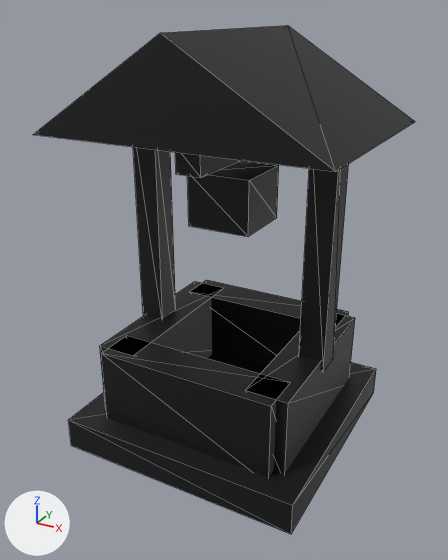
Renders of the glTF model assets/models/town_well.glb from each side of a commit.
Camera for both pictures: a camera (50 mm lens) standing at (2.47, -4.67, 3.85) and looking at (-0.02, -0.14, 1.59). The lights are fixed; the arrows at lower left show +X, +Y and +Z. The older version comes first. Mesh edges are drawn as thin lines. Vertices at exactly the same position are counted once.

Script lines for the objects in view, before the commit:
```python
me_prop = bpy.data.meshes.new('prop')
me_prop.from_pydata(...)  # 156 vertices, 232 faces; spans x -1.26..1.26, y -1.14..1.14, z 0.0..3.7
me_prop.materials.append(mat_defaultmaterial)
ob_prop = bpy.data.objects.new('prop', me_prop)
ob_prop.location = (0.0, 0.0, 0.0)
```
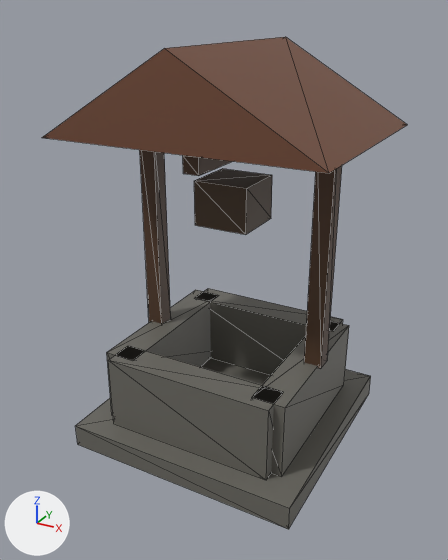
Location of each change, [x1, y1, x2, y2] in pixels of the pictures (448 x 560 px; the box of a moved part takes in the faces that stretch with it):
'prop', reshaped
    before: [33, 25, 415, 534]
    after: [42, 37, 407, 529]
part 1 of me_prop, moved or reshaped (not visible before)
    after: [75, 358, 371, 529]
part 2 of me_prop, moved or reshaped (not visible before)
    after: [107, 290, 218, 415]
part 3 of me_prop, moved or reshaped (not visible before)
    after: [108, 347, 283, 480]
part 4 of me_prop, moved or reshaped (not visible before)
    after: [252, 321, 349, 477]
part 5 of me_prop, moved or reshaped (not visible before)
    after: [196, 288, 343, 375]
part 6 of me_prop, moved or reshaped (not visible before)
    after: [140, 150, 171, 324]
part 7 of me_prop, moved or reshaped (not visible before)
    after: [304, 166, 342, 369]
part 8 of me_prop, moved or reshaped (not visible before)
    after: [183, 155, 233, 176]
part 9 of me_prop, moved or reshaped (not visible before)
    after: [42, 37, 407, 173]
part 10 of me_prop, moved or reshaped (not visible before)
    after: [194, 169, 272, 235]
part 11 of me_prop, deleted
    before: [33, 25, 415, 534]

Patch to the scene script:
```diff
--- a/assets/models/town_well.glb.py
+++ b/assets/models/town_well.glb.py
@@ me_prop @@
 # used by ob_prop; location = (0.0, 0.0, 0.0)
-me_prop.from_pydata(...)  # 156 vertices, 232 faces; spans x -1.26..1.26, y -1.14..1.14, z 0.0..3.7
+me_prop.from_pydata(...)  # 78 vertices, 116 faces; spans x -1.2..1.2, y -1.1..1.1, z 0.0..3.6
+# me_prop part 1: the loose piece of 8 vertices spanning x -1.1..1.1, y -1.1..1.1, z 0.04..0.26 is moved by (0.0, 0.0, -0.04)
+# me_prop part 2: the loose piece of 8 vertices spanning x -0.9..-0.6, y -0.8..0.8, z 0.26..0.96 is moved by (0.0, 0.0, -0.04)
+# me_prop part 3: the loose piece of 8 vertices spanning x -0.8..0.8, y -0.9..-0.6, z 0.26..0.96 is moved by (0.0, 0.0, -0.04)
+# me_prop part 4: the loose piece of 8 vertices spanning x 0.6..0.9, y -0.8..0.8, z 0.26..0.96 is moved by (0.0, 0.0, -0.04)
+# me_prop part 5: the loose piece of 8 vertices spanning x -0.8..0.8, y 0.6..0.9, z 0.26..0.96 is moved by (0.0, 0.0, -0.04)
+# me_prop part 6: the loose piece of 8 vertices spanning x -0.93..-0.77, y -0.08..0.08, z 0.94..2.94 is moved by (0.0, 0.0, -0.04)
+# me_prop part 7: the loose piece of 8 vertices spanning x 0.77..0.93, y -0.08..0.08, z 0.94..2.94 is moved by (0.0, 0.0, -0.04)
+# me_prop part 8: the loose piece of 8 vertices spanning x -0.07..0.07, y -0.7..0.7, z 2.72..2.86 is moved by (0.0, 0.0, -0.04)
+# me_prop part 9: the loose piece of 6 vertices spanning x -1.2..1.2, y -1.0..1.0, z 2.94..3.64 is moved by (0.0, 0.0, -0.04)
+# me_prop part 10: the loose piece of 8 vertices spanning x -0.25..0.25, y -0.25..0.25, z 2.14..2.54 is moved by (0.0, 0.0, -0.04)
+# me_prop part 11: 10 loose pieces with 78 vertices, spanning x -1.26..1.26, y -1.14..1.14, z 0.0..3.7, are deleted
 me_prop.materials.append(mat_defaultmaterial)
```
